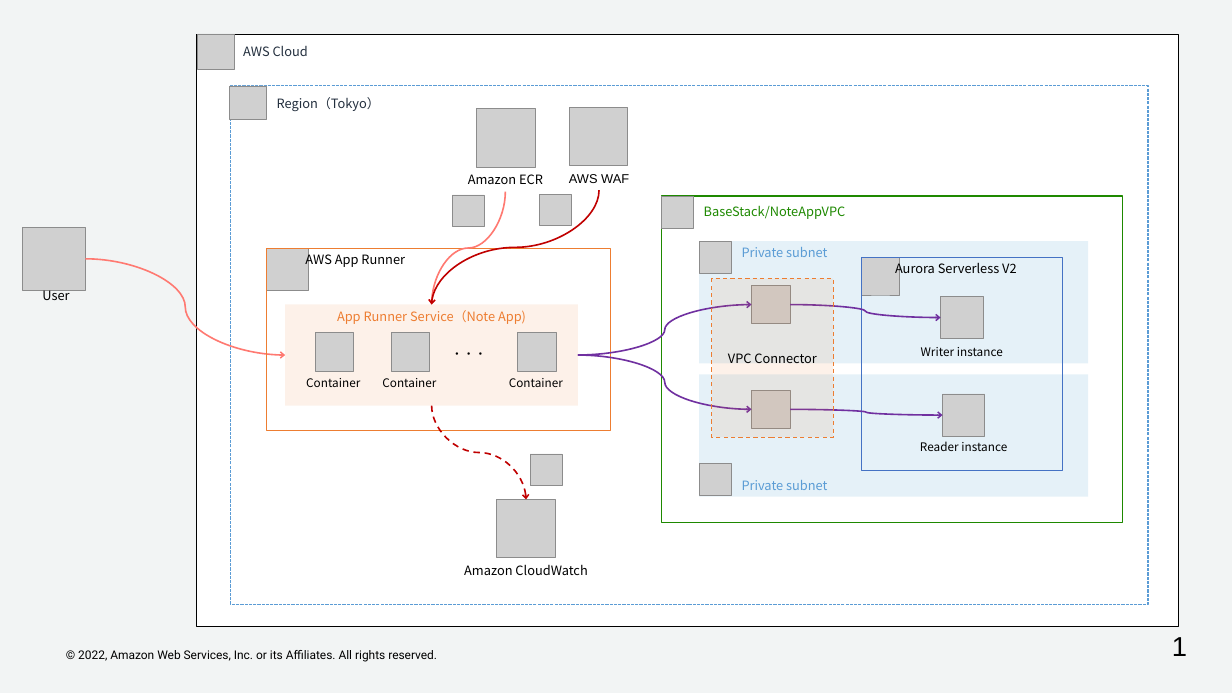
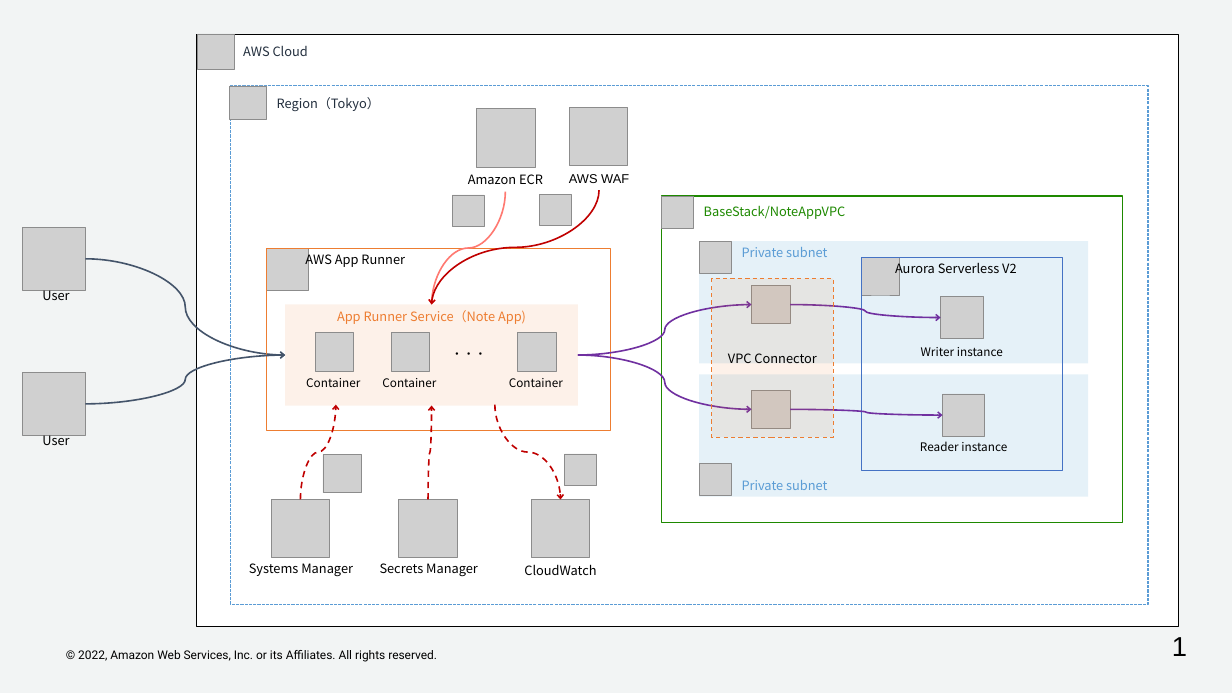
Before and after one commit to kenicazu/apprunner-sample-app, a slide deck: slide 1 of imgs/architecture.pptx. Drawn at 1232x693 pixels with LibreOffice and Linux fonts; fonts in the diff are those of the drawing; grey boxes stand for pictures; background and template pictures are left out. Boxes give left, top, right and bottom in pixels: in the first picture for what was removed or moved away, otherwise in the second. Text is boxed around its words. In the diff, an @@ line names an element or a change of style, - is before the commit and + after.

```diff
--- a/imgs/architecture.pptx
+++ b/imgs/architecture.pptx
@@ curved arrow (85, 259) - (285, 355): stroke #FF7971 1.5 pt to #44546A 1.5 pt @@
@@ curved arrow added from (85, 404) to (285, 355), #44546A 1.5 pt @@
@@ picture added at [23, 373, 85, 435] @@
@@ curved arrow added from (300, 500) to (336, 405), #C00000 1.5 pt dashed @@
@@ curved arrow added from (428, 500) to (431, 406), #C00000 1.5 pt dashed @@
@@ curved arrow moved from (431, 406) - (526, 500) to (495, 405) - (561, 500) @@
@@ text added at [42, 435, 69, 445], 12 pt, text #000000 @@
+User
@@ picture added at [323, 454, 361, 493] @@
@@ picture: place and size @@
-picture at [531, 454, 562, 486]
+picture at [564, 454, 596, 486]
@@ picture added at [271, 500, 330, 558] @@
@@ picture added at [399, 500, 457, 558] @@
@@ picture: place and size @@
-picture at [497, 500, 555, 558]
+picture at [531, 500, 590, 558]
@@ text added at [249, 563, 353, 577], 12 pt, text #000000 @@
+Systems Manager
@@ text added at [380, 563, 478, 577], 12 pt, text #000000 @@
+Secrets Manager
@@ text at [524, 564, 596, 575]: text changed @@
-Amazon CloudWatch
+CloudWatch
```
Also in this commit, not shown: 3 other files.
